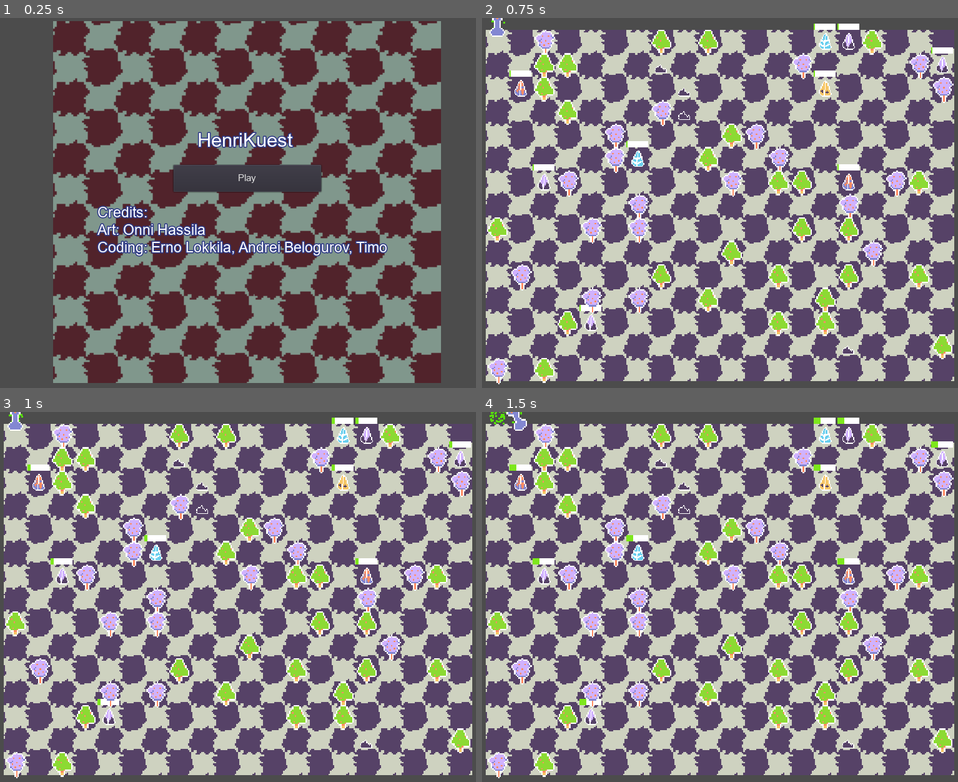
Above: before the commit, frames 1-4 (two rows, left to right).
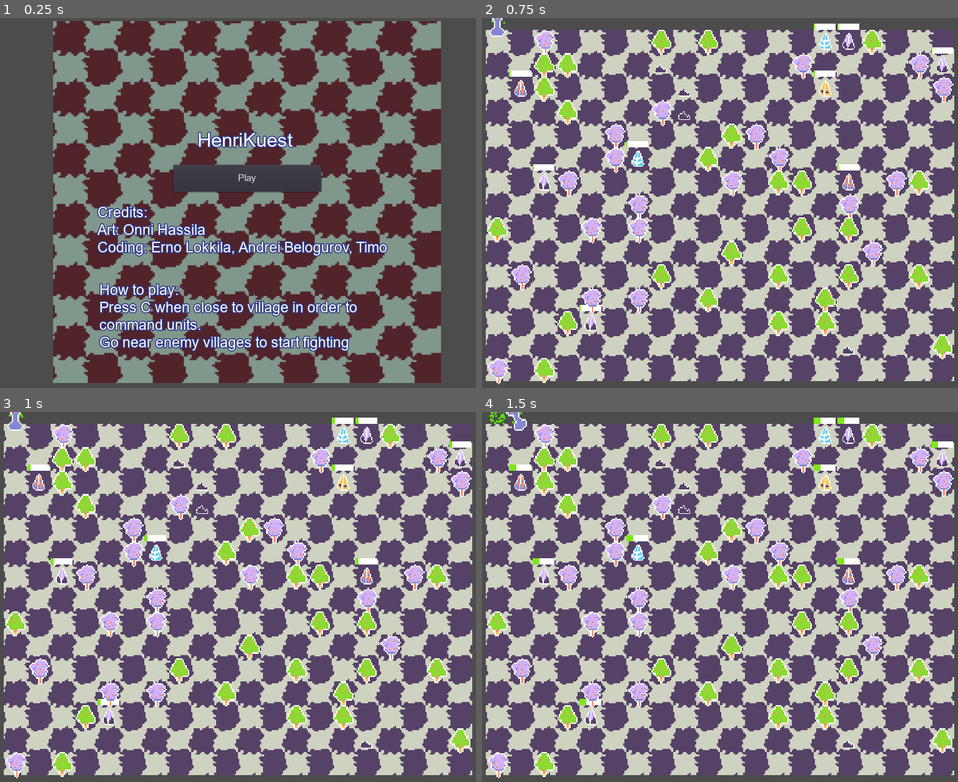
Above: after the commit, the same moments.

Repository: zac112/HenriKuest
Game: Godot game, scene res://Assets/Scenes/MainMenu.tscn
Two runs of this game, one before a commit and one after it. Both use one fixed random seed, a clock stepped at 60 frames per second and the inputs below. This scene is started directly instead of the project's main scene. The engine's default icon, where the game draws it, is replaced by a stand-in: a white triangle on a blue panel in a dark square.
Inputs:
- Up to frame 1 (0.25 s): no input
- Up to frame 2 (0.75 s): click "Play" at 0.5 s
- Up to frame 3 (1 s): no input
- Up to frame 4 (1.5 s): tap Enter at 1.25 s; hold D (move_right) from 1.28 s (still down); tap C (command_troops) at 1.35 s

The runs differ from the first frame. In frame 1, 3.4% of the frame differs, in the area x 20-76%, y 71-91%; in frame 2, nothing differs; in frame 3, nothing differs; in frame 4, nothing differs.

Commit message:
Peliohjeet

Diff:
--- a/Assets/Scenes/MainMenu.tscn
+++ b/Assets/Scenes/MainMenu.tscn
@@ -15,6 +15,12 @@
 font_data = ExtResource( 2 )
 
 [sub_resource type="DynamicFont" id=3]
+size = 30
+outline_size = 2
+outline_color = Color( 0.176471, 0.223529, 0.529412, 1 )
+font_data = ExtResource( 2 )
+
+[sub_resource type="DynamicFont" id=4]
 size = 30
 outline_size = 2
 outline_color = Color( 0.176471, 0.223529, 0.529412, 1 )
@@ -57,3 +63,14 @@
 text = "Credits:
 Art: Onni Hassila
 Coding: Erno Lokkila, Andrei Belogurov, Timo"
+
+[node name="Label3" type="Label" parent="."]
+margin_left = 220.0
+margin_top = 540.0
+margin_right = 834.0
+margin_bottom = 717.0
+custom_fonts/font = SubResource( 4 )
+text = "How to play:
+Press C when close to village in order to
+command units.
+Go near enemy villages to start fighting"
Not shown: 1 places in Assets/Scenes/MainMenu.tscn that only renumber resources
